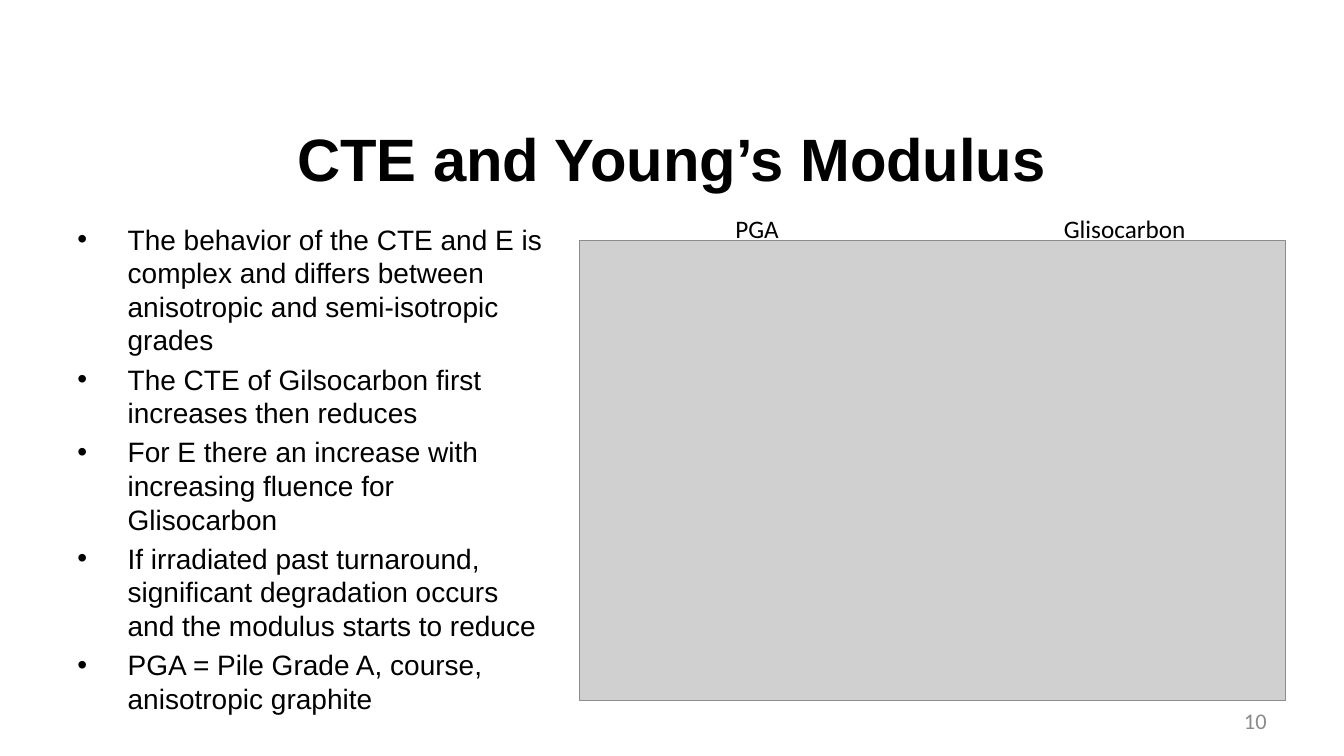
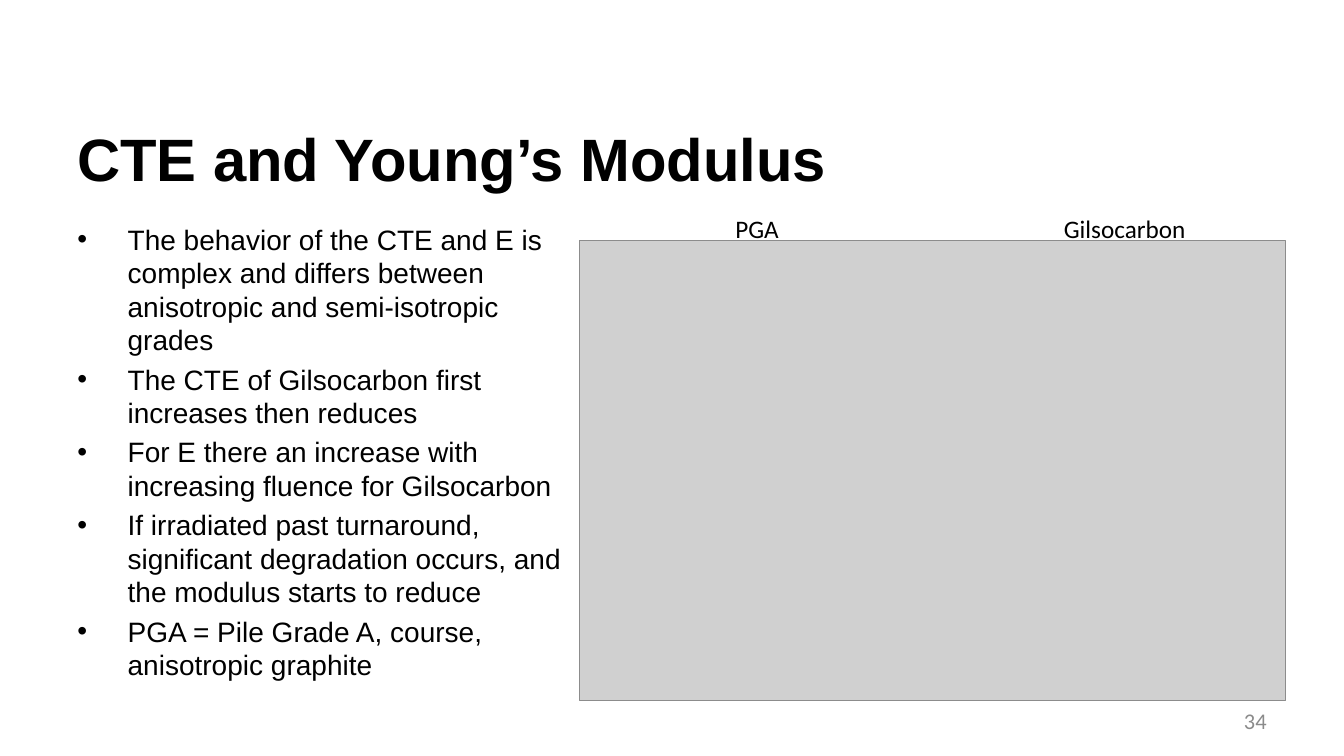
Before and after one commit to benbeeler/TEACHING, a slide deck: slide 34 of Advanced Reactor Materials/Fall2025/Lec5_TRISO.pptx (slide 10 before the commit). Drawn at 1344x756 pixels with LibreOffice and Linux fonts; fonts in the diff are those of the drawing; grey boxes stand for pictures; background and template pictures are left out. Boxes give left, top, right and bottom in pixels: in the first picture for what was removed or moved away, otherwise in the second. Text is boxed around its words. In the diff, an @@ line names an element or a change of style, - is before the commit and + after.

```diff
--- a/Advanced Reactor Materials/Fall2025/Lec5_TRISO.pptx
+++ b/Advanced Reactor Materials/Fall2025/Lec5_TRISO.pptx
@@ title "CTE and Young’s Modulus" at (x1=77, y1=137, x2=825, y2=193): alignment centre to left @@
@@ text at (x1=1064, y1=220, x2=1186, y2=245): text changed @@
-Glisocarbon
+Gilsocarbon
@@ text at (x1=128, y1=441, x2=561, y2=603): text changed @@
-• For E there an increase with increasing fluence for Glisocarbon
-• If irradiated past turnaround, significant degradation occurs and the modulus starts to reduce
+• For E there an increase with increasing fluence for Gilsocarbon
+• If irradiated past turnaround, significant degradation occurs, and the modulus starts to reduce
@@ page number at (x1=1244, y1=714, x2=1267, y2=729): text changed @@
-10
+34
```
Also in this commit, not shown: 18 other slides changed, 15 slides added, 18 slides removed, 5 other files.
